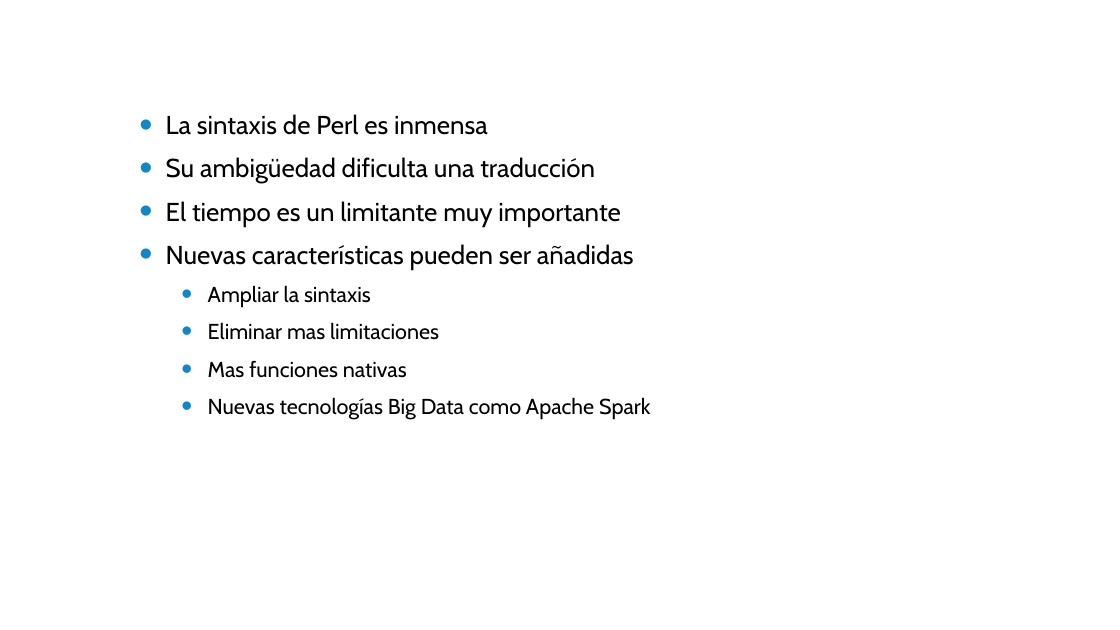
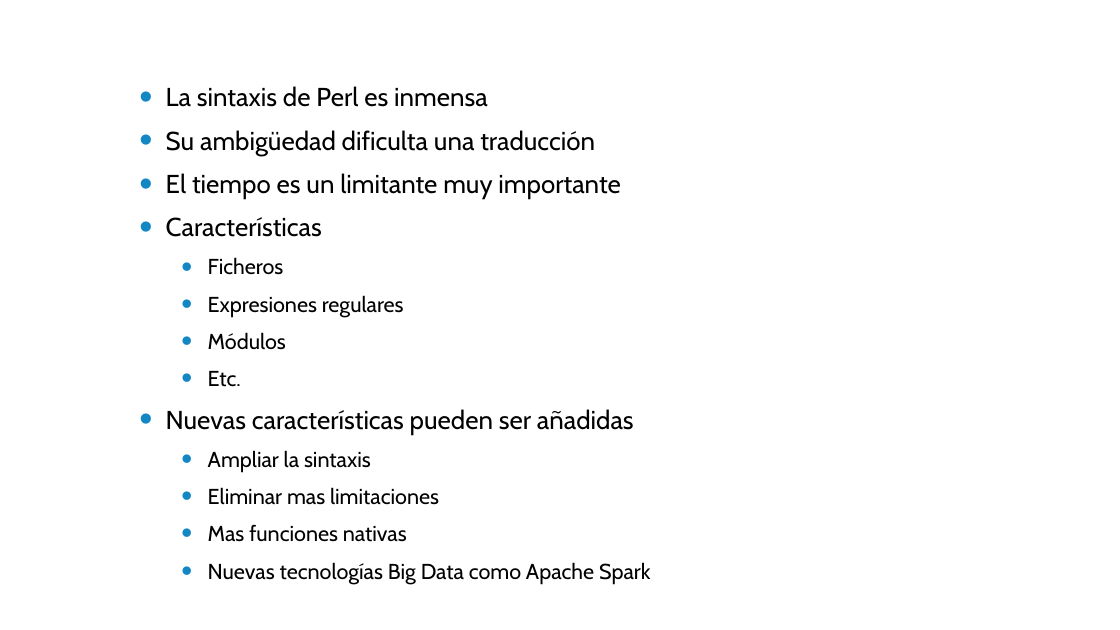
Before and after one commit to cesarpomar/Perldoop2-tfg, a slide deck: slide 29 of doc/Presentacion.pptx (slide 28 before the commit). Drawn at 1120x630 pixels with LibreOffice and Linux fonts; fonts in the diff are those of the drawing; background and template pictures are left out. Boxes give left, top, right and bottom in pixels: in the first picture for what was removed or moved away, otherwise in the second. Text is boxed around its words. In the diff, an @@ line names an element or a change of style, - is before the commit and + after.

```diff
--- a/doc/Presentacion.pptx
+++ b/doc/Presentacion.pptx
@@ text at [166, 217, 404, 387]: paragraphs added @@
+• Características
+  • Ficheros
+  • Expresiones regulares
+  • Módulos
+  • Etc.
```
Also in this commit, not shown: 6 other slides changed, 1 slide added, 1 other file.
